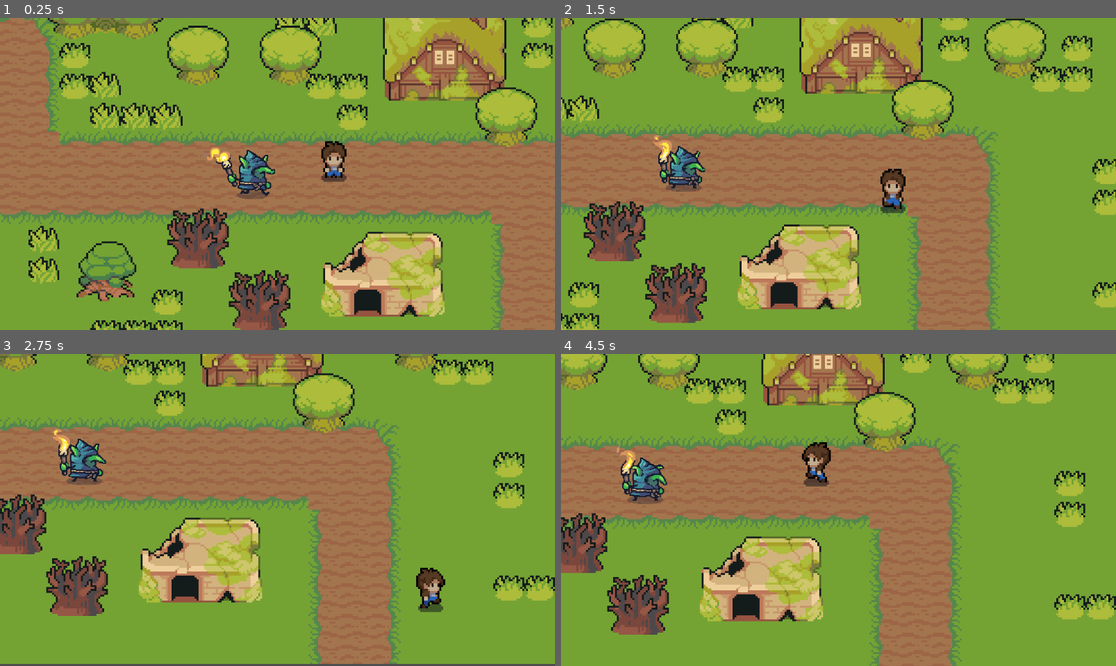
Above: before the commit, frames 1-4 (two rows, left to right).
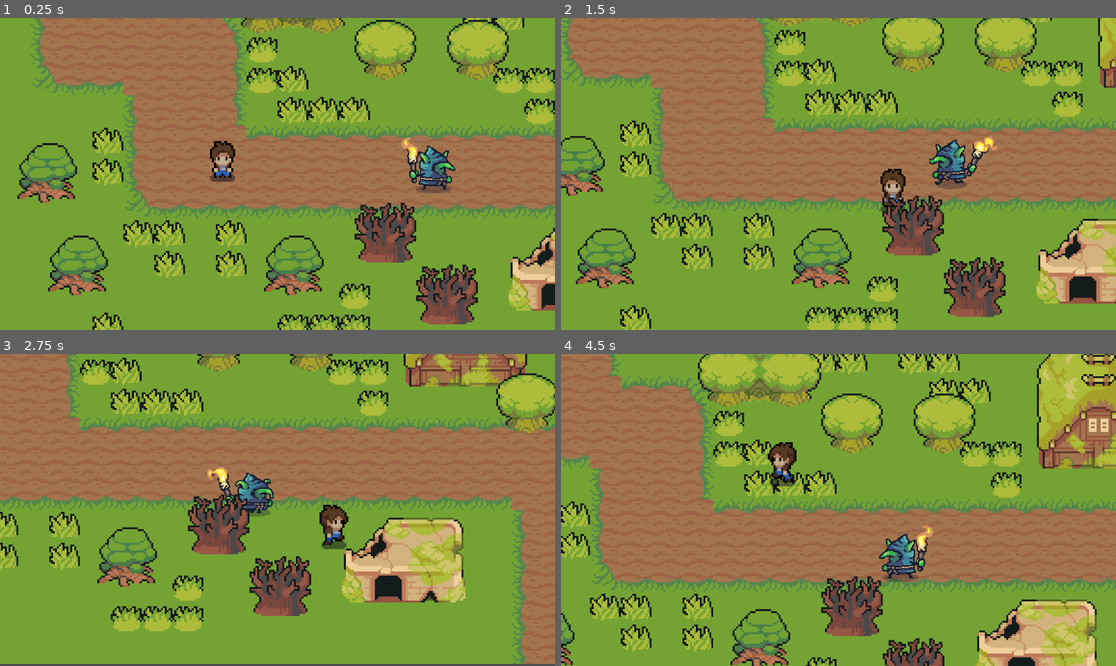
Above: after the commit, the same moments.

Repository: mtzamanpk/MysticRealms
Game: Godot game, scene res://scenes/world.tscn
The game is run twice, just before and just after one commit, with the same random seed, the same clock (stepped at 60 frames per second) and the same inputs.
Inputs (mouse positions are in pixels of both pictures, inside the frame that each line leads up to):
- Up to frame 1 (0.25 s): no input
- Up to frame 2 (1.5 s): move the mouse to (960, 158) at 0.52 s; hold Right (ui_right) 0.53-1.28 s; click (960, 158) at 0.6 s; move the mouse to (727, 189) at 1.27 s; hold Down (ui_down) from 1.28 s (still down); click (727, 189) at 1.35 s
- Up to frame 3 (2.75 s): move the mouse to (333, 441) at 2.02 s; release Down (ui_down) at 2.03 s; hold Right (ui_right) from 2.03 s (still down); click (333, 441) at 2.1 s
- Up to frame 4 (4.5 s): move the mouse to (810, 572) at 2.77 s; release Right (ui_right) at 2.78 s; hold Up (ui_up) 2.78-3.53 s; click (810, 572) at 2.85 s; move the mouse to (1005, 556) at 3.52 s; hold Left (ui_left) from 3.53 s (still down); click (1005, 556) at 3.6 s; move the mouse to (672, 463) at 4.27 s; click (672, 463) at 4.35 s

The runs differ from the first frame. In frame 1, 59% of the frame differs, in the area x 0-100%, y 0-100%; in frame 2, 60%; in frame 3, 51%; in frame 4, 71%.

Commit message:
fixed coordinate transitions

Diff:
--- a/Game/scenes/desert.tscn
+++ b/Game/scenes/desert.tscn
@@ -1,7 +1,7 @@
 [gd_scene load_steps=15 format=3 uid="uid://ff6kx3tj4na8"]
 
+[ext_resource type="Script" path="res://scripts/desert.gd" id="1_7k1nr"]
 [ext_resource type="Texture2D" uid="uid://c61oima320jid" path="res://art/tilesets/TilesetDesert.png" id="1_c53ei"]
-[ext_resource type="Script" path="res://scenes/desert.gd" id="1_tyc54"]
 [ext_resource type="Texture2D" uid="uid://bcd4xy17wrgdo" path="res://art/tilesets/TilesetField.png" id="2_mgcfx"]
 [ext_resource type="Texture2D" uid="uid://dlseqfnjumspt" path="res://art/tilesets/TilesetFloor.png" id="3_pli1w"]
 [ext_resource type="Texture2D" uid="uid://bar6qfjyx5vrj" path="res://art/tilesets/TilesetHouse.png" id="4_hmrpy"]
@@ -4515,7 +4515,7 @@
 
 [node name="desert" type="Node2D"]
 y_sort_enabled = true
-script = ExtResource("1_tyc54")
+script = ExtResource("1_7k1nr")
 
 [node name="TileMap" type="TileMap" parent="."]
 y_sort_enabled = true
@@ -4548,9 +4548,6 @@
 position = Vector2(-139, 2)
 polygon = PackedVector2Array(-109, -106, 368, -107, 369, 124, -2, 126, -2, 155, -43, 155, -44, 126, -126, 124, -126, -106, -117, -106, -117, -162, -157, -162, -157, 182, 427, 182, 427, -162, -109, -162)
 
-[node name="Camera2D" type="Camera2D" parent="."]
-position = Vector2(292, 3)
-
 [node name="desertExit" type="Area2D" parent="."]
 
 [node name="CollisionShape2D" type="CollisionShape2D" parent="desertExit"]
--- a/Game/scenes/world.tscn
+++ b/Game/scenes/world.tscn
@@ -2928,7 +2928,7 @@
 layer_2/tile_data = PackedInt32Array(720917, 15, 0, 655375, 262152, 0, 786449, 262152, 0, 720908, 393224, 0, 720901, 393224, 0, 524292, 393224, 0, 131084, 1310728, 2, 262159, 1179656, 0, 262162, 1179656, 0, 196631, 1048591, 5, 393241, 1179656, 0, 262172, 1179656, 0)
 
 [node name="player" parent="." instance=ExtResource("1_0xnny")]
-position = Vector2(-146, 20)
+position = Vector2(-135, 23)
 
 [node name="enemy" parent="." instance=ExtResource("7_7q6qi")]
 position = Vector2(-25, 20)
--- a/Game/scripts/global.gd
+++ b/Game/scripts/global.gd
@@ -6,11 +6,11 @@
 var currentScene = "world"
 var transitionScene = false
 
-var playerExitDesertPosX = -205
-var playerExitDesertPosY = -67
+var playerExitDesertPosX = -198
+var playerExitDesertPosY = -74
 
-var playerStartPosX = -146
-var playerStartPosY = 20
+var playerStartPosX = -135
+var playerStartPosY = 23
 
 var gameFirstLoadIn = true
 
--- a/Game/scripts/world.gd
+++ b/Game/scripts/world.gd
@@ -3,10 +3,10 @@
 func _ready():
 	if global.gameFirstLoadIn == true:
 		$player.position.x = global.playerStartPosX
-		$player.position.x = global.playerStartPosY
+		$player.position.y = global.playerStartPosY
 	else:
 		$player.position.x = global.playerExitDesertPosX
-		$player.position.x = global.playerExitDesertPosY
+		$player.position.y = global.playerExitDesertPosY
 
 # Called every frame. 'delta' is the elapsed time since the previous frame.
 func _process(delta):
Renamed: Game/scenes/desert.gd -> Game/scripts/desert.gd
